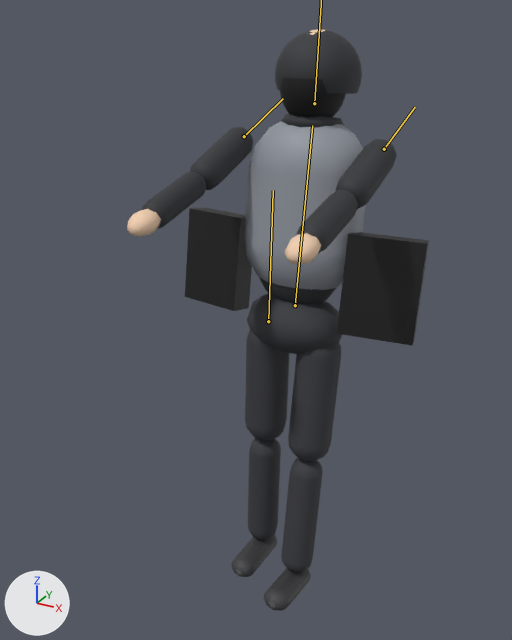
A saved change to the glTF model city-hold/public/models/placeholder/char_looter_08_padded_vest_bags.glb.
Both versions are drawn from a camera (50 mm lens) standing at (0.959, -2.02, 1.941) and looking at (-0.047, -0.192, 1.027). The axes (+X, +Y, +Z) are drawn at lower left. The lights are the same throughout. The older version comes first. Both versions are drawn at frame 16 of the action 'held'; the numbers are the values there. The bones that change are drawn over the model as lines.

In view in the first picture: 'Mesh_0', 'Mesh_0.001', 'skin_12', 'skin_12.001', 'skin_12.002', 'skin_12.003', 'skin_12.005', 'skin_skin'.
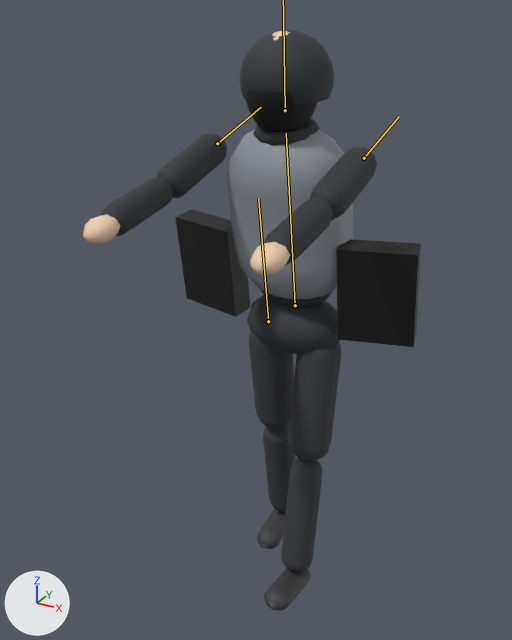
ob_carry is not drawn itself; it is the parent of ob_bags.

Changed parts and their boxes (x1, y1, x2, y2) in the pictures (512 x 640 px):
```json
{"object": "skin_12.002", "change": "posed", "before": [142, 30, 397, 304], "after": [100, 30, 377, 308], "on screen": "9% wider"}
{"object": "skin_12", "change": "posed", "before": [245, 293, 342, 572], "after": [247, 295, 341, 572]}
{"object": "skin_12.003", "change": "posed", "before": [244, 121, 365, 290], "after": [227, 124, 353, 299]}
{"object": "Mesh_0.001", "change": "posed", "before": [337, 232, 429, 346], "after": [336, 239, 421, 347], "on screen": "8% narrower"}
{"object": "Mesh_0", "change": "posed", "before": [185, 208, 252, 311], "after": [175, 209, 250, 317], "on screen": "12% wider"}
{"object": "skin_12.005", "change": "posed", "before": [280, 78, 346, 117], "after": [247, 90, 317, 133]}
{"object": "skin_skin", "change": "posed", "before": [127, 29, 325, 264], "after": [83, 31, 290, 275]}
{"object": "skin_12.001", "change": "posed", "before": [231, 534, 311, 611], "after": [257, 509, 311, 611], "on screen": "32% narrower, 32% taller"}
{"bone": "legL", "before": "(268, 321) to (273, 190)", "after": "(268, 321) to (258, 198)"}
{"bone": "torso", "before": "(295, 305) to (312, 125)", "after": "(295, 305) to (286, 133)"}
{"bone": "armL", "before": "(244, 136) to (283, 98)", "after": "(217, 143) to (261, 107)"}
{"bone": "armR", "before": "(384, 149) to (415, 107)", "after": "(364, 158) to (399, 116)"}
```

Edits to the scene script, one JSON object a line:
```json
{"block": "bone_legl", "where": "bone_legl = bpy.data.objects['character'].pose.bones['legL']  # child of 'hips'"}
{"op": "set", "path": "bone_legl.rotation_quaternion", "old": "(1.0, -0.023, 0.0, 0.0)", "new": "(0.997, 0.082, 0.0, 0.0)", "note": "degrees (-3, 0, 0) -> degrees (9, 0, 0)"}
{"block": "bone_torso", "where": "bone_torso = bpy.data.objects['character'].pose.bones['torso']  # child of 'hips'"}
{"op": "set", "path": "bone_torso.rotation_quaternion", "old": "(0.997, -0.083, 0.0, 0.0)", "new": "(0.997, 0.075, 0.0, 0.0)", "note": "degrees (-9, 0, 0) -> degrees (9, 0, 0)"}
{"block": "bone_head", "where": "bone_head = bpy.data.objects['character'].pose.bones['head']  # child of 'torso'"}
{"op": "set", "path": "bone_head.rotation_quaternion", "old": "(0.999, 0.041, 0.0, 0.0)", "new": "(0.999, -0.037, 0.0, 0.0)", "note": "degrees (5, 0, 0) -> degrees (-4, 0, 0)"}
{"block": "bone_arml", "where": "bone_arml = bpy.data.objects['character'].pose.bones['armL']  # child of 'torso'"}
{"op": "set", "path": "bone_arml.rotation_quaternion", "old": "(0.855, -0.518, 0.0, 0.0)", "new": "(0.748, -0.663, 0.0, 0.0)", "note": "degrees (-62, 0, 0) -> degrees (-83, 0, 0)"}
{"block": "bone_armr", "where": "bone_armr = bpy.data.objects['character'].pose.bones['armR']  # child of 'torso'"}
{"op": "set", "path": "bone_armr.rotation_quaternion", "old": "(0.855, -0.518, 0.0, 0.0)", "new": "(0.748, -0.663, 0.0, 0.0)", "note": "degrees (-62, 0, 0) -> degrees (-83, 0, 0)"}
```
